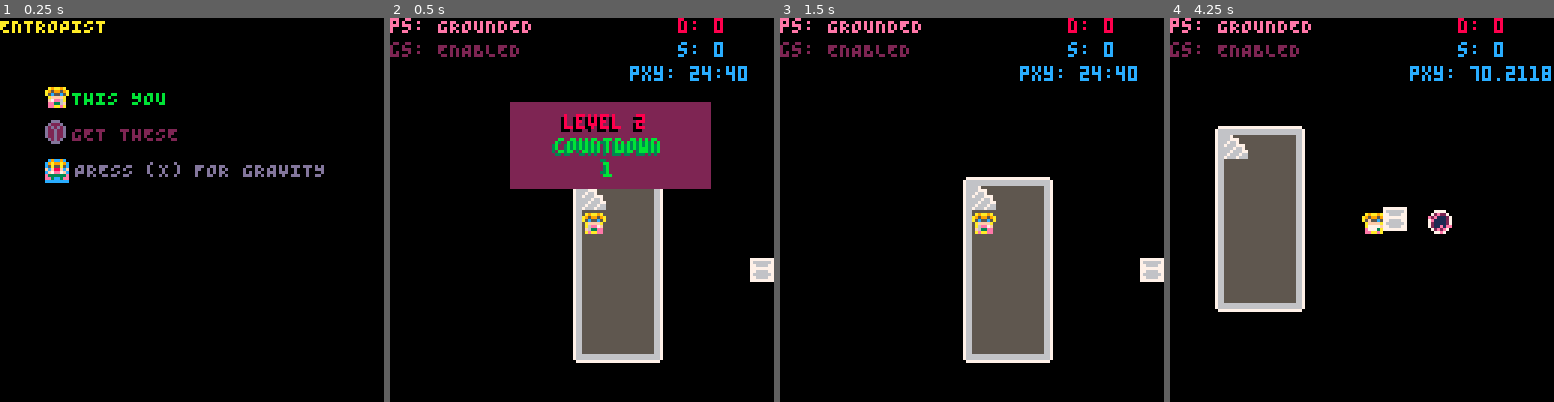
Above: before the commit, frames 1-4 (left to right).
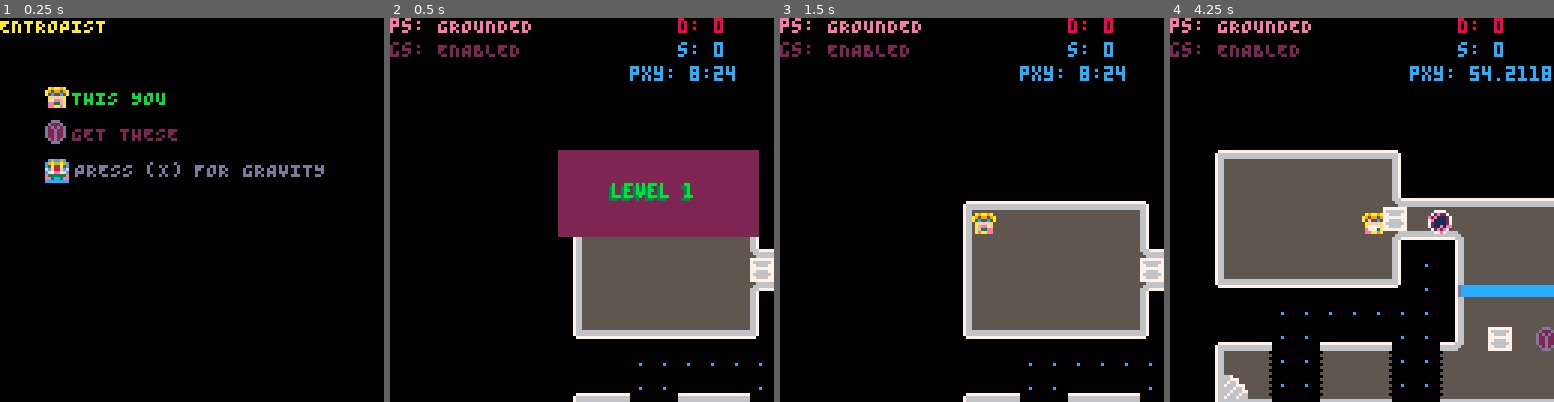
Above: after the commit, the same moments.

Repository: kitasuna/pico8-ttuor
Game: PICO-8 cartridge main.p8
Two runs of this game, one before a commit and one after it. Both use one fixed random seed, a clock stepped at 60 frames per second and the inputs below.
Inputs:
- Up to frame 1 (0.25 s): no input
- Up to frame 2 (0.5 s): tap X (X key) at 0.33 s
- Up to frame 3 (1.5 s): tap O (Z key) at 0.7 s; tap X (X key) at 1.07 s
- Up to frame 4 (4.25 s): hold Right 1.6-2.1 s; tap O (Z key) every 0.4 s from 1.7 to 4.1 s; tap X (X key) at 1.85, 2.97, 4.08 s; hold Up 2.15-2.42 s; hold Right 2.47-3.03 s; hold Left 3.08-3.58 s; hold Down 3.63-3.97 s; hold Right from 4.02 s (still down)

Frame 1 is identical in both runs. In frame 2, 26% of the frame differs, in the area x 31-100%, y 12-100%; in frame 3, 15%; in frame 4, 34%, in the area x 11-100%, y 12-100%.

Commit message:
Add full level support

Diff:
--- a/countdown.lua
+++ b/countdown.lua
@@ -13,10 +13,6 @@
 countdown_draw = function()
   game_draw()
   rectfill(32-32, 36-32, 98-32, 64-32, CLR_PRP)
-  print("level "..level_index, 49-32, 41-32, CLR_BLK)
-  print("level "..level_index, 50-32, 40-32, CLR_RED)
-  print("countdown", 46-32, 49-32, CLR_DGN)
-  print("countdown", 47-32, 48-32, CLR_GRN)
-  print(timers[1].ttl \ 60 + 1, 62-32, 55-32, CLR_DGN)
-  print(timers[1].ttl \ 60 + 1, 63-32, 56-32, CLR_GRN)
+  print("level "..level_index, 49-32, 48-32, CLR_DGN)
+  print("level "..level_index, 50-32, 47-32, CLR_GRN)
 end
--- a/entity.lua
+++ b/entity.lua
@@ -266,15 +266,15 @@
 end
 
 function ent_update(tmp)
-  return function()
+  return function(level)
     local ent_center_x = get_center_x(tmp)
     local ent_center_y = get_center_y(tmp)
     local ent_next_x = (ent_center_x + tmp.vel_x)--  + (tmp.vel_x > 0 and 7 or 0)
     local ent_next_y = (ent_center_y + tmp.vel_y)--  + (tmp.vel_y > 0 and 7 or 0)
-    local curr_map_x = (ent_center_x - ent_man.map_offset_x) \ 8
-    local next_map_x = (ent_next_x - ent_man.map_offset_x) \ 8
-    local curr_map_y = (ent_center_y - ent_man.map_offset_y) \ 8
-    local next_map_y = (ent_next_y - ent_man.map_offset_y) \ 8
+    local curr_map_x = ((ent_center_x - ent_man.map_offset_x) \ 8) + level.start_tile_x
+    local next_map_x = ((ent_next_x - ent_man.map_offset_x) \ 8) + level.start_tile_x
+    local curr_map_y = ((ent_center_y - ent_man.map_offset_y) \ 8) + level.start_tile_y
+    local next_map_y = ((ent_next_y - ent_man.map_offset_y) \ 8) + level.start_tile_y
 
     local next_map_tile_x = mget(next_map_x, curr_map_y)
     if fget(next_map_tile_x) & tmp.can_travel == 0 then
--- a/grav.lua
+++ b/grav.lua
@@ -101,7 +101,7 @@
     gm.gbeam = nil
   end
 
-  gm.update = function()
+  gm.update = function(level)
     for k, g in pairs(gm.gravities) do
       g.update()
       if g.state == "DEAD" then
@@ -114,7 +114,7 @@
     end
 
     for k, p in pairs(gm.projectiles) do
-      p.update()
+      p.update(level)
 
       if p.ttl < 0 then
         del(gm.projectiles, p)
@@ -214,7 +214,7 @@
     tmp.vel_y = 0
   end
 
-  tmp.update = function()
+  tmp.update = function(level)
     tmp.frame_half_step += 1
     if tmp.frame_half_step > tmp.frame_step then
       tmp.frame_half_step = 1
@@ -226,7 +226,7 @@
 
     tmp.ttl -= 1
 
-    ent_update(tmp)()
+    ent_update(tmp)(level)
 
   end
 
--- a/main.p8
+++ b/main.p8
@@ -42,8 +42,9 @@
 
 victory_draw = function()
   cls()
-  print("VICTORY", 65, 65, CLR_DGN)
-  print("VICTORY", 64, 64, CLR_GRN)
+  camera()
+  print("VICTORY", 50, 65, CLR_DGN)
+  print("VICTORY", 51, 64, CLR_GRN)
 end
 
 victory_update = function()
@@ -115,7 +116,7 @@
       input_mask = input_mask | (1 << BTN_X)
     end
 
-    player.update(ent_man)
+    player.update(ent_man, level)
 
     -- Bit of a hack, but ignore button presses if the player is in a
     -- state that we consider "DEAD"
@@ -129,7 +130,7 @@
       })
     end
 
-    grav_man.update()
+    grav_man.update(level)
     for k, g in pairs(grav_man.projectiles) do
       if collides(g, player) then
         qm.ae("PROJ_PLAYER_COLLISION", { projectile = g })
@@ -163,11 +164,6 @@
       end
     end
 
-    local curr_map_x = (get_center_x(player) - player.map_offset_x) \ 8
-    local curr_map_y = (get_center_y(player) - player.map_offset_y) \ 8
-    if fget(mget(curr_map_x, curr_map_y), FLAG_STAIRS) then
-      printh("STAIRS!"..frame_counter)
-    end
 
     --printh("x,y: "..player.pos_x..","..player.pos_y)
 
@@ -199,7 +195,7 @@
 
     for k,e in pairs(ent_man.ents) do
       -- Update pos first
-      e.update()
+      e.update(level)
     end
 
     for k,timer in pairs(timers) do
@@ -226,6 +222,7 @@
 
   -- Set up event queue
   qm = qico()
+  -- Add some topics
   qm.at("BUTTON")
   qm.at("FUEL_COLLISION")
   qm.at("ENTITY_GRAV_COLLISION")
@@ -241,12 +238,35 @@
   qm.at("PLAYER_ROTATION")
   qm.at("PLAYER_ITEM_COLLISION")
   qm.at("LEVEL_INIT")
+  qm.at("PLAYER_GOAL")
 
   gm = {}
   gm.handle_player_death = function(name, payload)
     init_level(payload.level)
   end
+
+  gm.handle_player_goal = function(name, payload)
+    level_index += 1
+    if level_index > count(levels) then
+      __update = victory_update
+      __draw = victory_draw
+    else
+      level = levels[level_index]
+      init_level(level)
+      add(timers, {
+        ttl = COUNTDOWN_TIMEOUT,
+        f = function() end,
+        cleanup = function()
+          __update = game_update
+          __draw = game_draw
+        end
+      })
+      __update = countdown_update
+      __draw = countdown_draw
+    end
+  end
   qm.as("PLAYER_DEATH", gm.handle_player_death)
+  qm.as("PLAYER_GOAL", gm.handle_player_goal)
 
   -- Set up our entity manager
   ent_man = new_entity_manager()
@@ -282,7 +302,7 @@
   -- Load levels
   levels = get_levels()
 
-  level_index = 2
+  level_index = 1
 
   -- Set up timers table for later...
   timers = {}
--- a/player.lua
+++ b/player.lua
@@ -239,16 +239,16 @@
     end
   end
 
-  player.update = function(ent_man)
+  player.update = function(ent_man, level)
     local player_center_x = get_center_x(player)
     local player_center_y = get_center_y(player)
 
     local player_next_x = (player_center_x + player.vel_x) -- + (player.facing != 3 and 5 or 1)
     local player_next_y = player_center_y + player.vel_y -- + (player.facing == 2 and 7 or 0)
-    local curr_map_x = (player_center_x - player.map_offset_x) \ 8
-    local next_map_x = (player_next_x - player.map_offset_x) \ 8
-    local curr_map_y = (player_center_y - player.map_offset_y) \ 8
-    local next_map_y = (player_next_y - player.map_offset_y) \ 8
+    local curr_map_x = ((player_center_x - player.map_offset_x) \ 8) + level.start_tile_x
+    local next_map_x = ((player_next_x - player.map_offset_x) \ 8) + level.start_tile_x
+    local curr_map_y = ((player_center_y - player.map_offset_y) \ 8) + level.start_tile_y
+    local next_map_y = ((player_next_y - player.map_offset_y) \ 8) + level.start_tile_y
     local can_move_x = true
     local can_move_y = true
 
@@ -302,6 +302,13 @@
     if fget(mget(next_map_x, next_map_y)) & player.can_travel == 0 then
       can_move_x = false
       can_move_y = false
+    end
+
+    -- local curr_map_x = (get_center_x(player) - player.map_offset_x) \ 8
+    -- local curr_map_y = (get_center_y(player) - player.map_offset_y) \ 8
+    if fget(mget(curr_map_x, curr_map_y), FLAG_STAIRS) then
+      -- printh("STAIRS!"..frame_counter)
+      qm.ae("PLAYER_GOAL", {})
     end
 
     -- Make a hypothetical player sprite at the next location after update and check for collision
